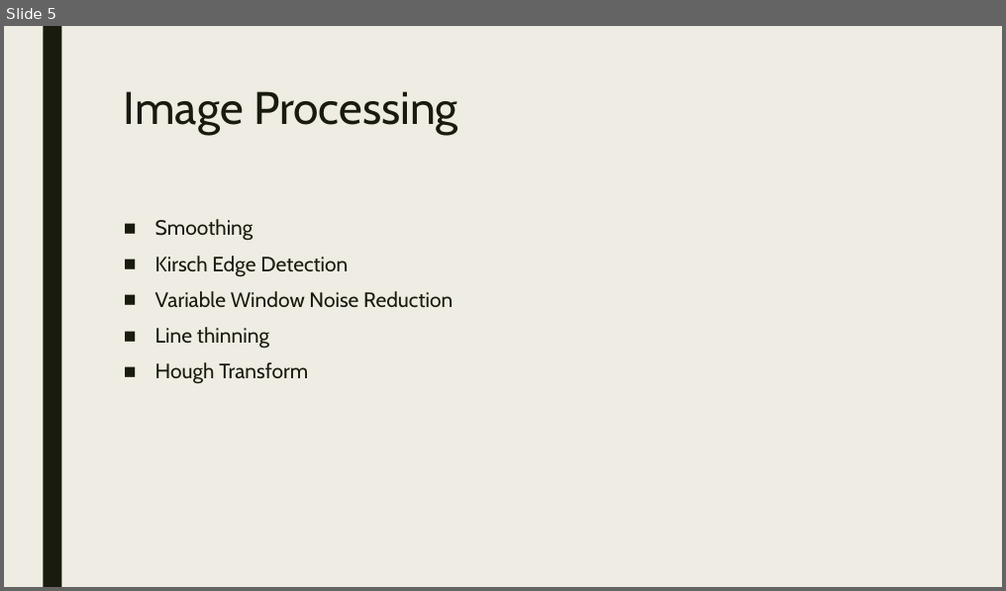
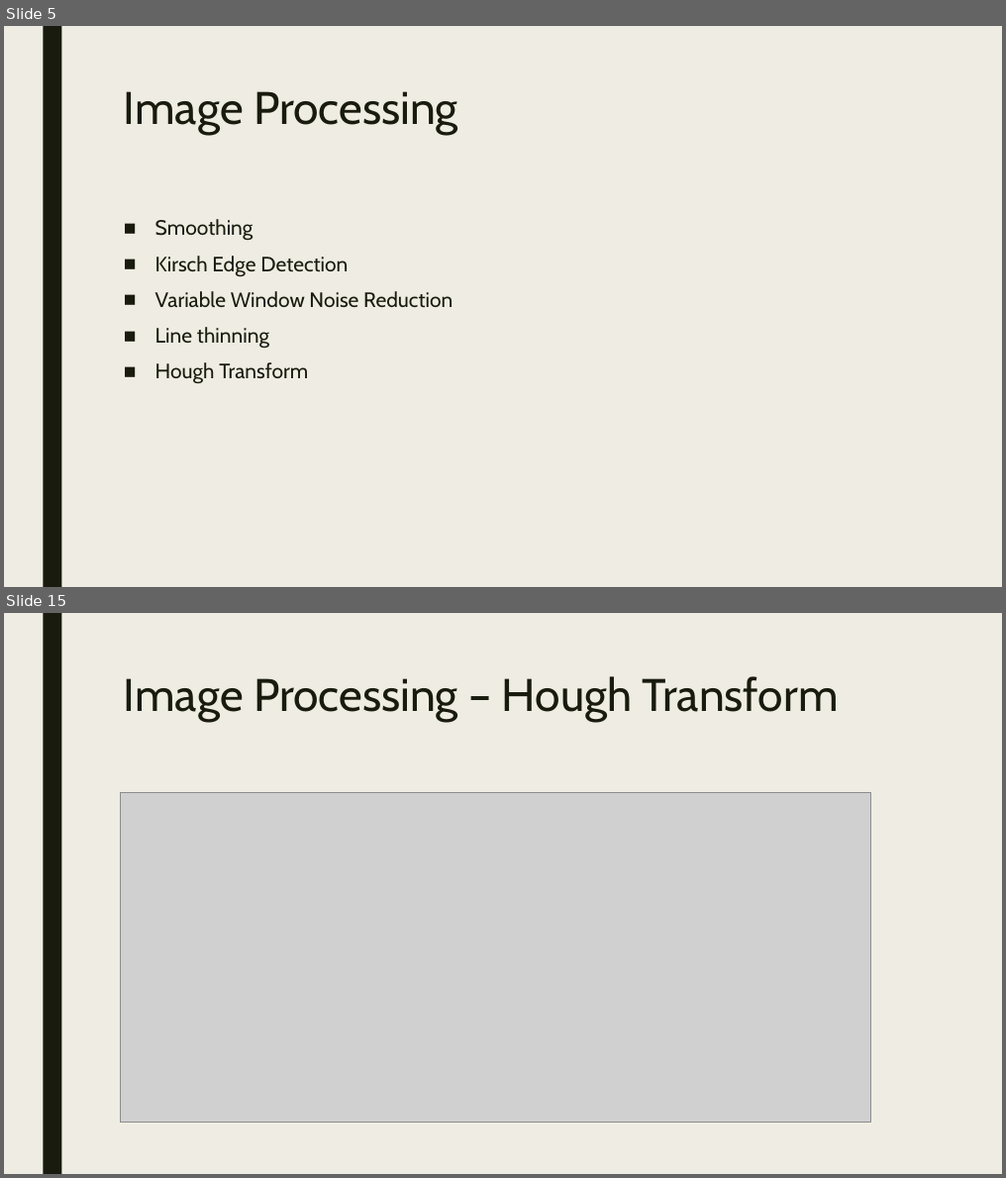
Before and after one commit to AndrewMorris-scsu/CSClassFiles, a slide deck: 334/ImagePresentation.odp. Shown one above the other, each under a label of ours: slide 5 before the commit, slides 5 and 15 after it; the slides between them are not shown. The pictures are 1006x591 and 1006x1178 pixels, drawn with LibreOffice and Linux fonts; fonts in the diff are those of the drawing; grey boxes stand for pictures. Boxes give left, top, right and bottom in pixels: in the first picture for what was removed or moved away, otherwise in the second. Text is boxed around its words. In the diff, an @@ line names an element or a change of style, - is before the commit and + after.

Commit message:
Image presentation for CSCI334

```diff
--- a/334/ImagePresentation.odp
+++ b/334/ImagePresentation.odp
@@ slide 15 added at [4, 613, 1002, 1174], background #EFEDE3; not listed: 1 template element that a slide beside it also shows @@
@@ title added at [124, 676, 839, 722], 44 pt, text #191B0E @@
+Image Processing – Hough Transform
@@ picture added at [120, 792, 870, 1122] @@
@@ picture added at [120, 861, 715, 1122] @@
```
Also in this commit, not shown: 9 slides changed, 5 other slides added.
